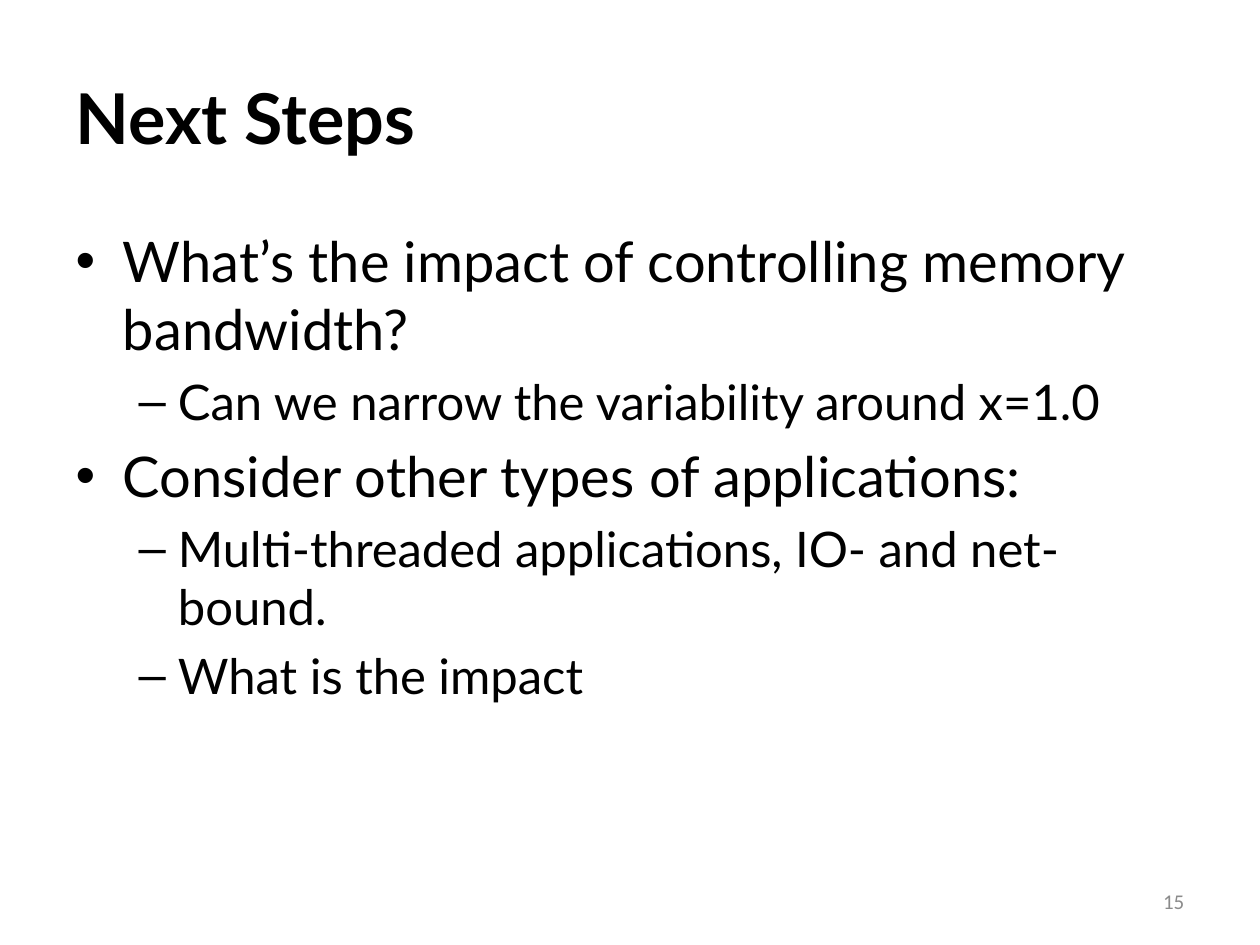
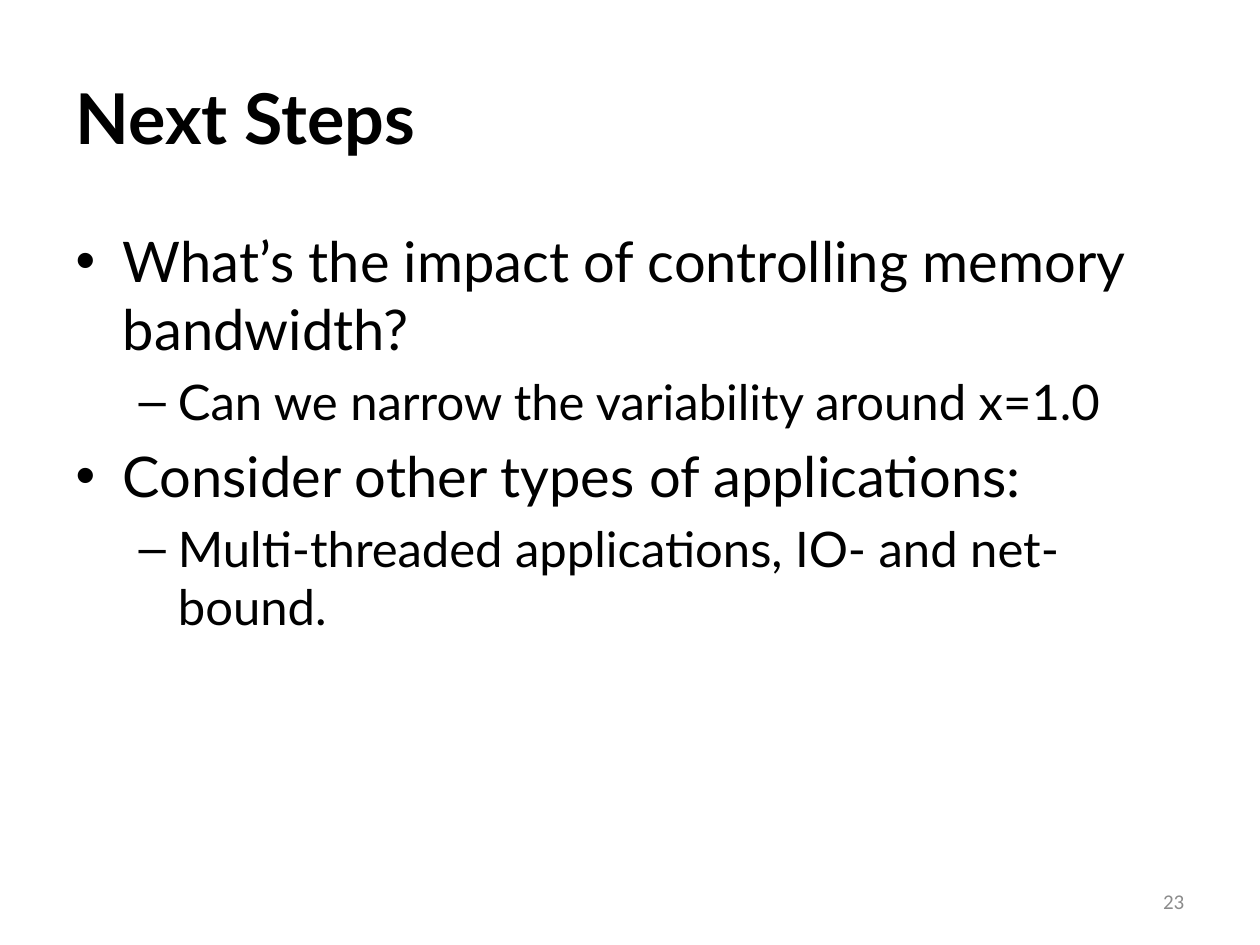
Before and after one commit to ivotron/varsys16, a slide deck: slide 23 of slides.pptx (slide 15 before the commit). Drawn at 1260x945 pixels with LibreOffice and Linux fonts; fonts in the diff are those of the drawing. Boxes give left, top, right and bottom in pixels: in the first picture for what was removed or moved away, otherwise in the second. Text is boxed around its words. In the diff, an @@ line names an element or a change of style, - is before the commit and + after.

```diff
--- a/slides.pptx
+++ b/slides.pptx
@@ text at bbox=[178, 658, 583, 703]: paragraph removed @@
-  – What is the impact
@@ page number at bbox=[1163, 895, 1184, 909]: text changed @@
-15
+23
```
Also in this commit, not shown: 10 other slides changed, 8 slides added.
